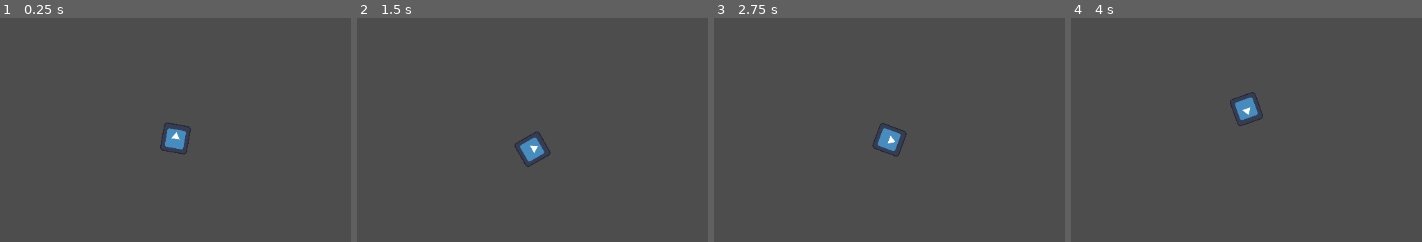
Above: before the commit, frames 1-4 (left to right).
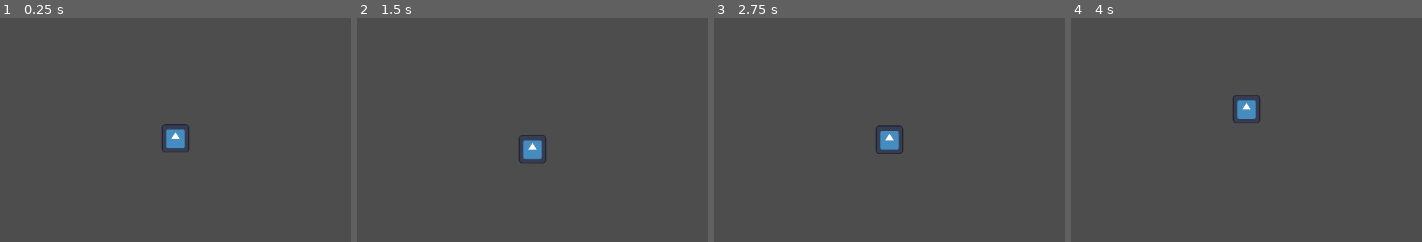
Above: after the commit, the same moments.

Repository: ChristianumSolacium/BigModeJam-POWER
Game: Godot game, scene res://main/main.tscn
The game is run twice, just before and just after one commit, with the same random seed, the same clock (stepped at 60 frames per second) and the same inputs. The engine's default icon, where the game draws it, is replaced by a stand-in: a white triangle on a blue panel in a dark square.
Inputs:
- Up to frame 1 (0.25 s): no input
- Up to frame 2 (1.5 s): hold Space (jump) 0.53-1.28 s; tap Enter at 1.25 s; tap Space (jump) at 1.35 s
- Up to frame 3 (2.75 s): tap Space (jump) at 1.52, 1.82 s; hold Space (jump) from 2.03 s (still down)
- Up to frame 4 (4 s): release Space (jump) at 2.78 s; tap Space (jump) at 2.85, 3.02, 3.32 s; hold Space (jump) from 3.53 s (still down)
The pictures show only the part of the screen within x 29-79%, y 23-73%; the shares and areas given below are measured in that part.

The runs differ from the first frame. In frame 1, 0.2% of the frame differs, in the area x 45-55%, y 46-61%; in frame 2, 0.4%, in the area x 45-55%, y 50-67%; in frame 3, 0.4%; in frame 4, 0.4%.

Commit message:
deleted rotation
stavo testando la rotazione e mi sono scordato di rimuoverla 😆

Diff:
--- a/character/character.gd
+++ b/character/character.gd
@@ -10,7 +10,6 @@
 	contact_monitor = true
 	max_contacts_reported = 2
 
-
 func _physics_process(delta: float) -> void:
 	if active:
 		if Input.is_action_pressed(&"jump"):
@@ -19,8 +18,6 @@
 		apply_central_force(backward_speed * Vector2.LEFT)
 	else:
 		linear_velocity.x *= 0.5 ** delta #HACK
-	$Icon.rotation += 0.7 * delta
-
 
 func _on_death_detection_area_entered(area: Area2D) -> void:
 	active = false
